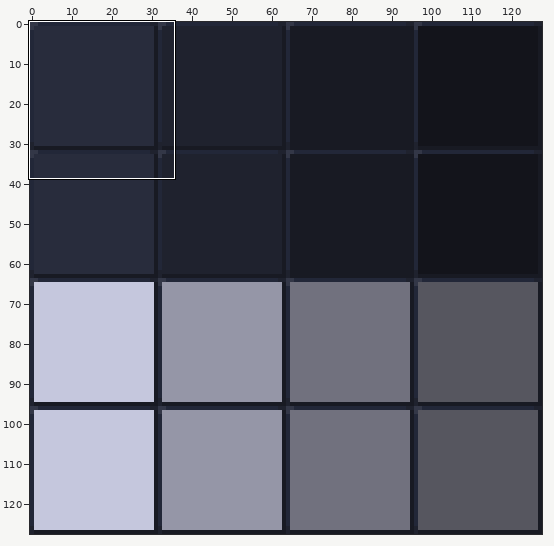
Pixel-art file -- Assets/_VFX/Tiles/FloorTiles.aseprite. Above: a wide view before the commit, with the close-up outlined.
Close-up. Before the commit:
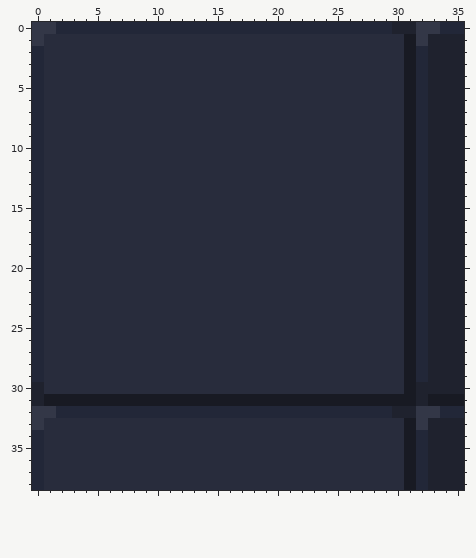
128x128 pixels, 1 frame. Colours within 5 levels of each other are drawn and written as one. Shown: x 0..35, y 0..38.
New version:
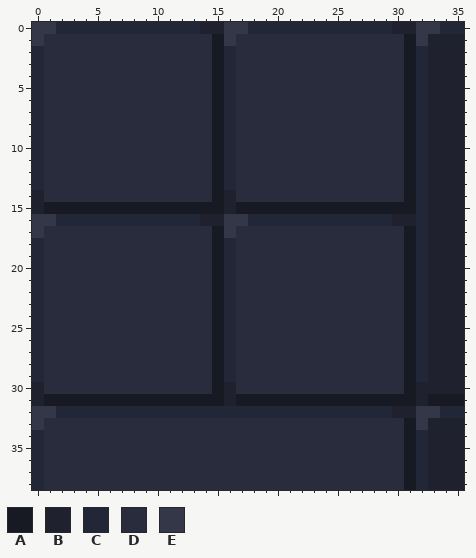
Palette (. is transparent): A #181a23  B #1f222e  C #222738  D #282c3c  E #333747
Changes in this commit:
y 0: x 14..17 CCCC -> BBEE
y 1: x 15..16 DD -> AE
y 2..13: x 15..16 DD -> AC
y 14: x 0 C -> B; x 15..16 DD -> AB
y 15: x 0..30 CDDDDDDDDDDDDDDDDDDDDDDDDDDDDDD -> BAAAAAAAAAAAAAAABAAAAAAAAAAAAAA
y 16: x 0..31 CDDDDDDDDDDDDDDDDDDDDDDDDDDDDDDA -> EECCCCCCCCCCCCBBEECCCCCCCCCCCCBB
y 17: x 0 C -> E; x 15..16 DD -> AE
y 18..29: x 15..16 DD -> AC
y 30: x 15..16 DD -> AB
y 31: x 16 A -> B
Where, in picture pixels (left, top, right, bottom), the same in both close-ups:
changed: (32, 22, 416, 406)
